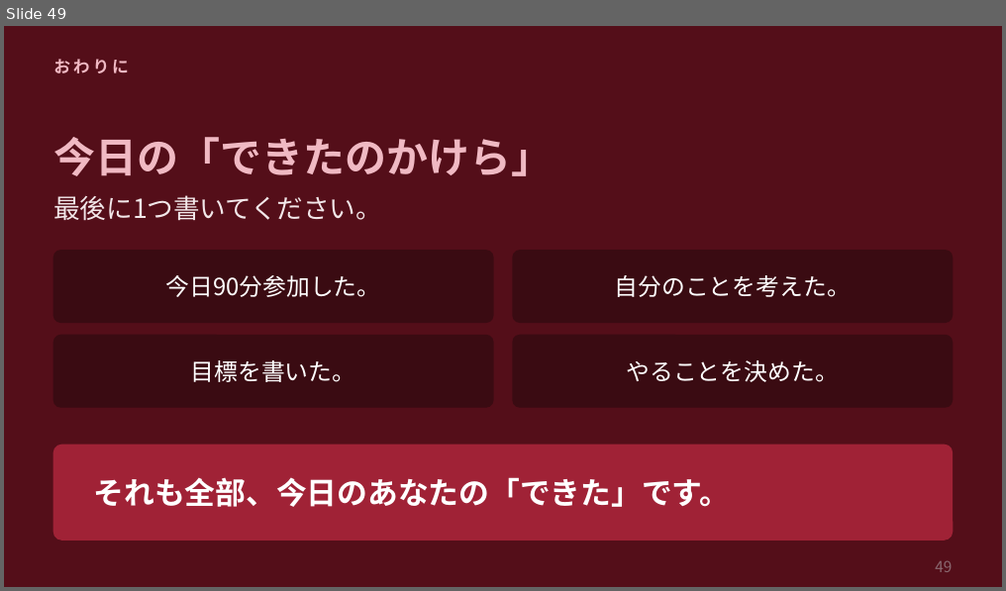
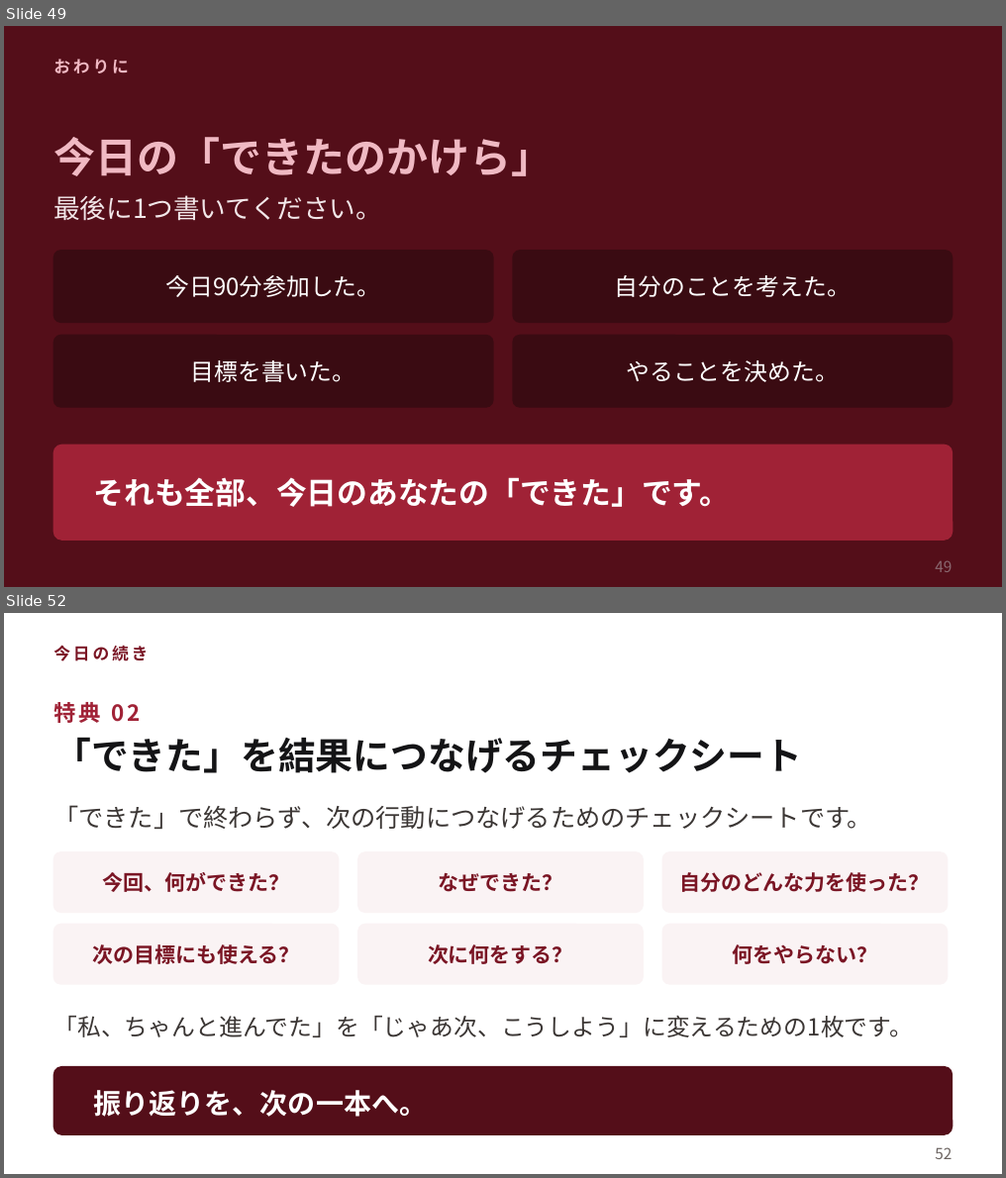
Before and after one commit to shiori0823/shiorin-trainer, a slide deck: seminar/seminar-dekita.pptx. Shown one above the other, each under a label of ours: slide 49 before the commit, slides 49 and 52 after it; the slides between them are not shown. The pictures are 1006x591 and 1006x1178 pixels, drawn with LibreOffice and Linux fonts; fonts in the diff are those of the drawing. Boxes give left, top, right and bottom in pixels: in the first picture for what was removed or moved away, otherwise in the second. Text is boxed around its words. In the diff, an @@ line names an element or a change of style, - is before the commit and + after.

```diff
--- a/seminar/seminar-dekita.pptx
+++ b/seminar/seminar-dekita.pptx
@@ slide 52 added at (x1=4, y1=613, x2=1002, y2=1174), background #FFFFFF @@
@@ text added at (x1=54, y1=645, x2=148, y2=662), 12 pt, text #7A1524, bold @@
+今日の続き
@@ text added at (x1=54, y1=702, x2=141, y2=723), 16 pt, text #A02236, bold @@
+特典 02
@@ text added at (x1=54, y1=737, x2=802, y2=773), 27 pt, text #141416, bold @@
+「できた」を結果につなげるチェックシート
@@ text added at (x1=54, y1=805, x2=872, y2=829), 18 pt, text #3B3634 @@
+「できた」で終わらず、次の行動につなげるためのチェックシートです。
@@ rounded rectangle added at (x1=54, y1=853, x2=339, y2=912), fill #FAF3F4, outline #FAF3F4 1 pt @@
@@ text added at (x1=103, y1=872, x2=290, y2=892), 15 pt, text #7A1524, bold @@
+今回、何ができた？
@@ rounded rectangle added at (x1=358, y1=853, x2=643, y2=912), fill #FAF3F4, outline #FAF3F4 1 pt @@
@@ text added at (x1=438, y1=873, x2=563, y2=892), 15 pt, text #7A1524, bold @@
+なぜできた？
@@ rounded rectangle added at (x1=662, y1=853, x2=947, y2=912), fill #FAF3F4, outline #FAF3F4 1 pt @@
@@ text added at (x1=680, y1=872, x2=930, y2=892), 15 pt, text #7A1524, bold @@
+自分のどんな力を使った？
@@ rounded rectangle added at (x1=54, y1=924, x2=339, y2=984), fill #FAF3F4, outline #FAF3F4 1 pt @@
@@ rounded rectangle added at (x1=358, y1=924, x2=643, y2=984), fill #FAF3F4, outline #FAF3F4 1 pt @@
@@ rounded rectangle added at (x1=662, y1=924, x2=947, y2=984), fill #FAF3F4, outline #FAF3F4 1 pt @@
@@ text added at (x1=92, y1=945, x2=299, y2=964), 15 pt, text #7A1524, bold @@
+次の目標にも使える？
@@ text added at (x1=428, y1=945, x2=573, y2=964), 15 pt, text #7A1524, bold @@
+次に何をする？
@@ text added at (x1=732, y1=945, x2=877, y2=964), 15 pt, text #7A1524, bold @@
+何をやらない？
@@ text added at (x1=54, y1=1016, x2=913, y2=1038), 17 pt, text #3B3634 @@
+「私、ちゃんと進んでた」を「じゃあ次、こうしよう」に変えるための1枚です。
@@ rounded rectangle added at (x1=54, y1=1067, x2=952, y2=1135), fill #540E19, outline #540E19 1 pt @@
@@ text added at (x1=94, y1=1090, x2=427, y2=1117), 20 pt, text #FFFFFF, bold @@
+振り返りを、次の一本へ。
@@ text added at (x1=935, y1=1148, x2=951, y2=1159), 11 pt, text #6B6360 @@
+52
```
Also in this commit, not shown: 8 other slides added, 2 other files.
